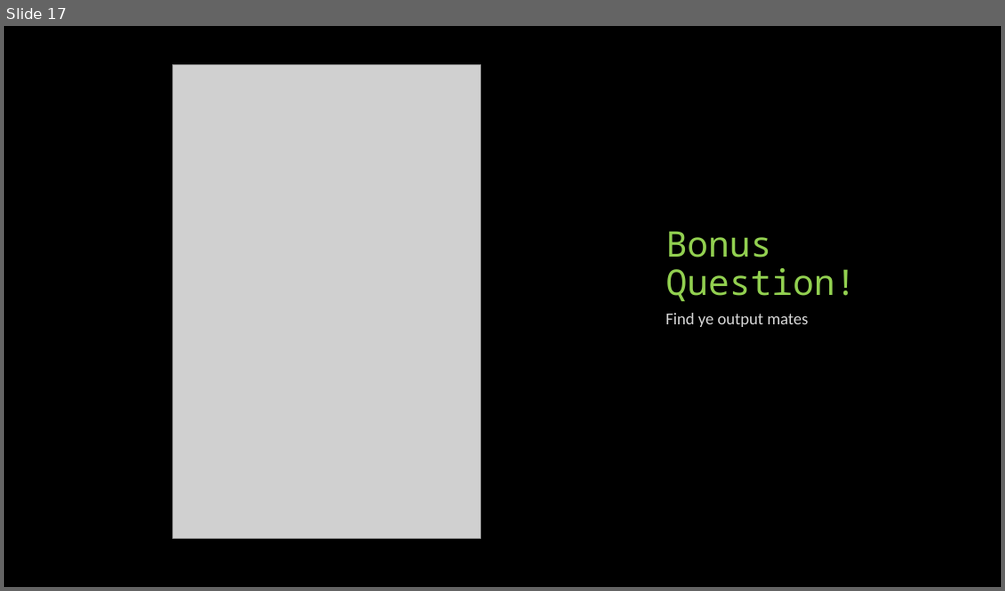
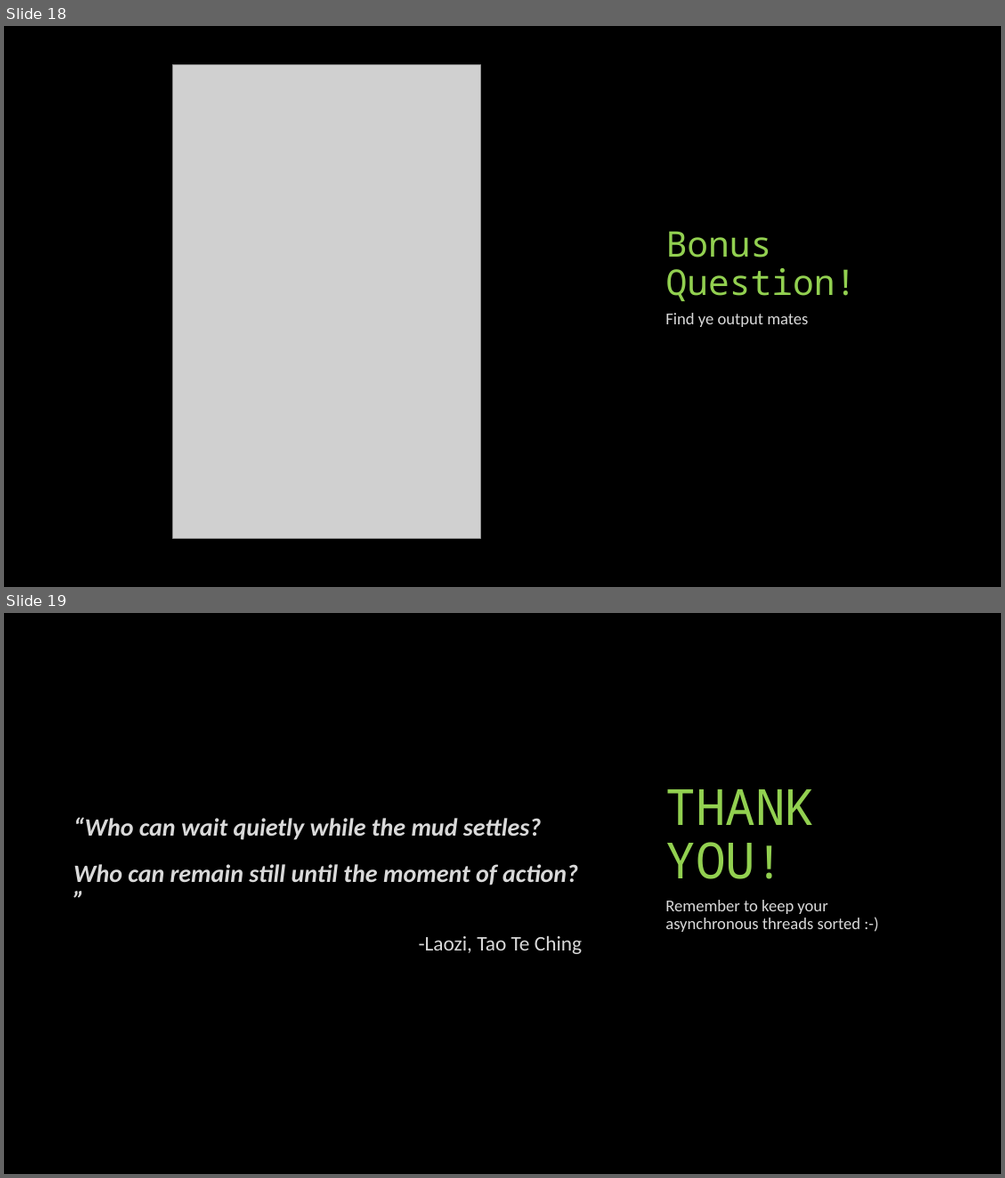
Before and after one commit to sneaky-potato/KOSS-Selection-Tasks, a slide deck: Async Await Promises and Callbacks in JavaScript.pptx. Shown one above the other, each under a label of ours: slide 17 before the commit, slides 18 and 19 after it. The pictures are 1005x591 and 1005x1178 pixels, drawn with LibreOffice and Linux fonts; fonts in the diff are those of the drawing; grey boxes stand for pictures. Boxes give left, top, right and bottom in pixels: in the first picture for what was removed or moved away, otherwise in the second. Text is boxed around its words. In the diff, an @@ line names an element or a change of style, - is before the commit and + after.

```diff
--- a/Async Await Promises and Callbacks in JavaScript.pptx
+++ b/Async Await Promises and Callbacks in JavaScript.pptx
@@ slide 19 added at [4,613,1001,1174], background #000000 @@
@@ title added at [666,789,816,879], 48 pt, text #92D050 @@
+THANK YOU!
@@ text added at [73,817,582,954], 24 pt, text #D9D9D9, bold, italic @@
+“Who can wait quietly while the mud settles?
+Who can remain still until the moment of action? ”
+-Laozi, Tao Te Ching
@@ text added at [665,900,861,932], 16 pt, text #D9D9D9 @@
+Remember to keep your asynchronous threads sorted :-)
@@ what was slide 17 is now slide 18 @@
```
Also in this commit, not shown: 4 slides changed, 1 other slide added.
